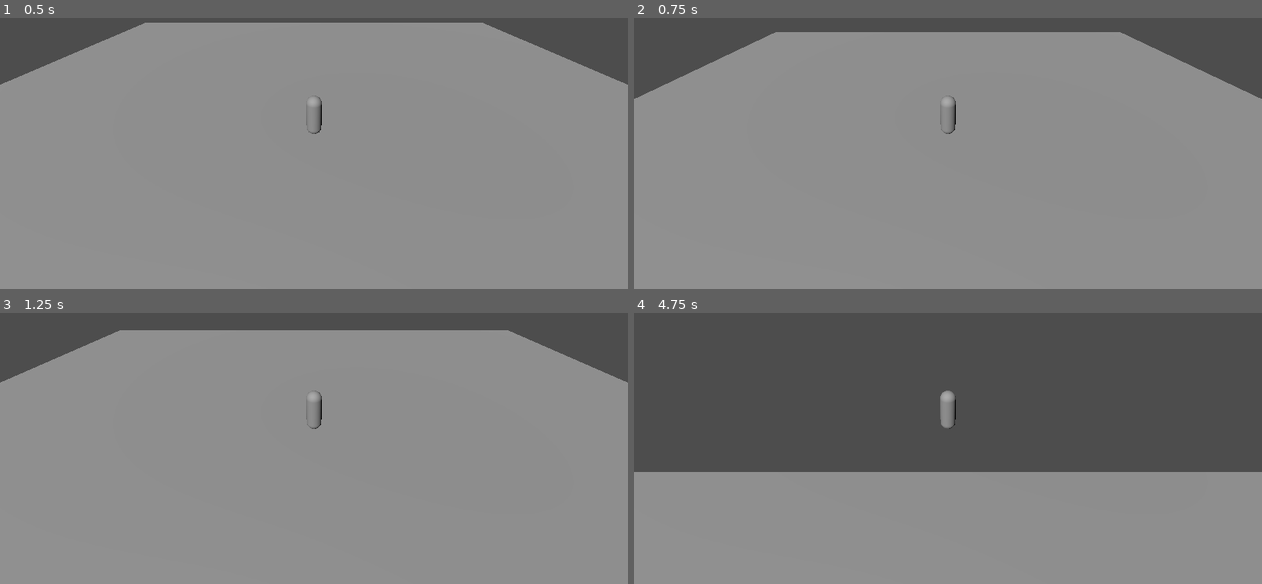
Above: before the commit, frames 1-4 (two rows, left to right).
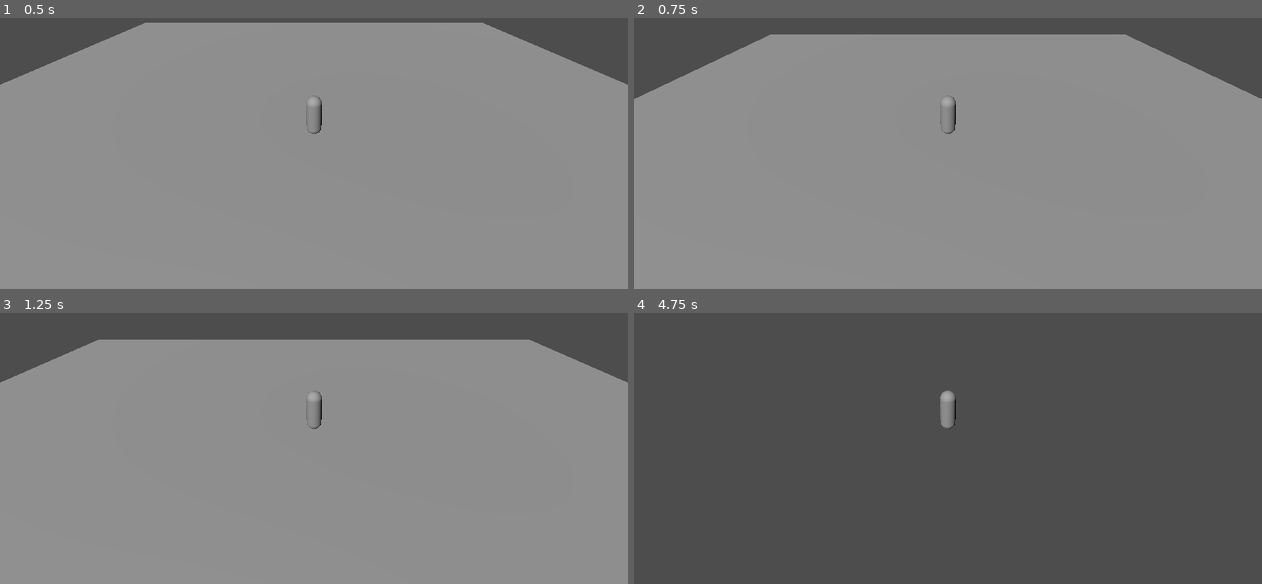
Above: after the commit, the same moments.

Repository: thegoatleroyjenkins/arpg-game
Game: Godot game, scene res://prototype3d/main_3d.tscn
The game is run twice, just before and just after one commit, with the same random seed, the same clock (stepped at 60 frames per second) and the same inputs. This scene is started directly instead of the project's main scene.
Inputs (mouse positions are in pixels of both pictures, inside the frame that each line leads up to):
- Up to frame 1 (0.5 s): no input
- Up to frame 2 (0.75 s): tap Enter (ui_accept) at 0.5 s; move the mouse to (979, 110) at 0.52 s; hold W (move_up) from 0.53 s (still down); hold Shift from 0.53 s (still down)
- Up to frame 3 (1.25 s): keep holding W (move_up); keep holding Shift; tap Enter (ui_accept) at 0.77, 0.8, 1.07 s
- Up to frame 4 (4.75 s): keep holding W (move_up); move the mouse to (916, 407) at 1.27 s; release Shift at 1.28 s; tap Enter (ui_accept) at 1.35, 1.52, 1.82, 2.3, 3.02, 3.32, 3.77, 3.8, 4.07, 4.35, 4.52 s; tap Shift at 1.55, 2.85, 4.55 s; move the mouse to (960, 402) at 2.02 s; press the mouse at (960, 402) at 2.03 s; move the mouse to (941, 413) at 2.77 s; release the mouse at (941, 413) at 2.78 s; move the mouse to (991, 413) at 3.52 s; hold Shift 3.53-4.28 s; move the mouse to (897, 402) at 4.27 s

Frame 1 is identical in both runs. In frame 2, 0.5% of the frame differs, in the area x 21-79%, y 5-7%; in frame 3, 2.3%; in frame 4, 41%, in the area x 0-100%, y 58-100%.

Commit message:
Add data-driven 3D player tuning and sprint

Diff:
--- /dev/null
+++ b/prototype3d/default_player_tuning_3d.tres
@@ -0,0 +1,13 @@
+[gd_resource type="Resource" script_class="PlayerTuning3D" load_steps=2 format=3]
+
+[ext_resource type="Script" path="res://prototype3d/player_tuning_3d.gd" id="1_tuning"]
+
+[resource]
+script = ExtResource("1_tuning")
+move_speed = 6.5
+sprint_multiplier = 1.6
+jump_velocity = 4.5
+gravity = 12.0
+camera_smooth = 8.0
+camera_height = 7.0
+camera_distance = 8.5
--- a/prototype3d/player_3d.gd
+++ b/prototype3d/player_3d.gd
@@ -1,9 +1,6 @@
 extends CharacterBody3D
 
-const MOVE_SPEED := 6.5
-const JUMP_VELOCITY := 4.5
-const GRAVITY := 12.0
-const CAMERA_SMOOTH := 8.0
+@export var tuning: PlayerTuning3D = preload("res://prototype3d/default_player_tuning_3d.tres")
 
 @onready var pivot: Node3D = $CameraPivot
 @onready var camera: Camera3D = $CameraPivot/Camera3D
@@ -23,11 +20,11 @@
 func _physics_process(delta: float) -> void:
 	# Gravity
 	if not is_on_floor():
-		velocity.y -= GRAVITY * delta
+		velocity.y -= tuning.gravity * delta
 
 	# Jump
 	if Input.is_action_just_pressed("ui_accept") and is_on_floor():
-		velocity.y = JUMP_VELOCITY
+		velocity.y = tuning.jump_velocity
 
 	# Movement input
 	var input_vec := Vector2(
@@ -38,8 +35,12 @@
 	if move_dir.length() > 1.0:
 		move_dir = move_dir.normalized()
 
-	velocity.x = move_dir.x * MOVE_SPEED
-	velocity.z = move_dir.z * MOVE_SPEED
+	var speed := tuning.move_speed
+	if Input.is_key_pressed(KEY_SHIFT):
+		speed *= tuning.sprint_multiplier
+
+	velocity.x = move_dir.x * speed
+	velocity.z = move_dir.z * speed
 
 	move_and_slide()
 
@@ -50,6 +51,6 @@
 		look_at(look_target, Vector3.UP)
 
 	# Follow camera smoothly
-	var target_cam_pos := global_position + Vector3(0.0, 7.0, 8.5)
-	pivot.global_position = pivot.global_position.lerp(target_cam_pos, delta * CAMERA_SMOOTH)
+	var target_cam_pos := global_position + Vector3(0.0, tuning.camera_height, tuning.camera_distance)
+	pivot.global_position = pivot.global_position.lerp(target_cam_pos, delta * tuning.camera_smooth)
 	camera.look_at(global_position + Vector3(0, 1.0, 0), Vector3.UP)
--- /dev/null
+++ b/prototype3d/player_tuning_3d.gd
@@ -0,0 +1,10 @@
+extends Resource
+class_name PlayerTuning3D
+
+@export var move_speed: float = 6.5
+@export var sprint_multiplier: float = 1.6
+@export var jump_velocity: float = 4.5
+@export var gravity: float = 12.0
+@export var camera_smooth: float = 8.0
+@export var camera_height: float = 7.0
+@export var camera_distance: float = 8.5
Not shown, changed: README.md
